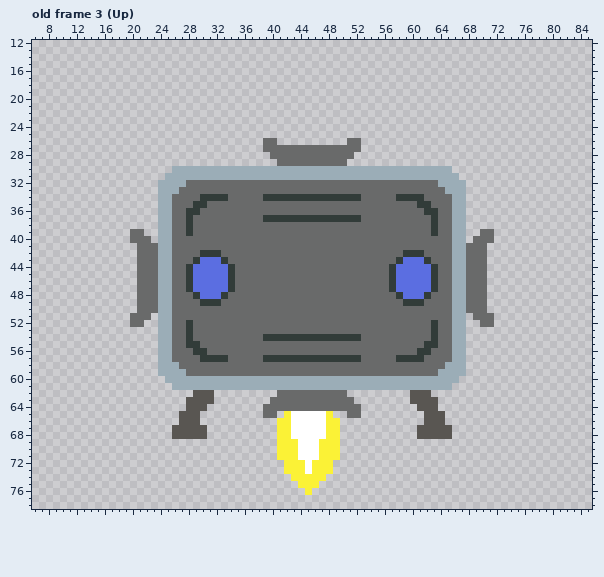
Pixel-art file: public/assets/sprite_rocket_omin.aseprite. Above: the version before the commit.
92x92 pixels, 17 frames. Shown: old frame 3 (Up): x 6..85, y 12..78. The commit also changed other frames, which this record leaves out.
Once edited:
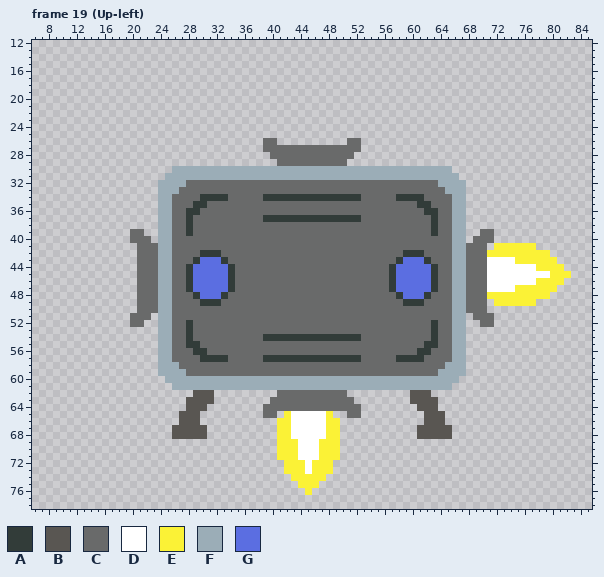
Palette (. is transparent): A #323c39  B #595652  C #696a6a  D #ffffff  E #fbf236  F #9badb7  G #5b6ee1
A new or re-ordered frame is compared with the old frame closest to it.
From the commit log: Add remaining omin rocket directions
Changes in this commit:
{"change": "frames 17 -> 33"}
{"change": "layer \"Layer 1\" added"}
{"where": "frame 19 (Up-left) is new; against old frame 3 (Up), layer \"Layer 1\""}
{"frame":19,"y":41,"x":72,"old":"......","new":"EEEEEE"}
{"frame":19,"y":42,"x":71,"old":".........","new":"EEEEEEEEE"}
{"frame":19,"y":43,"x":71,"old":"..........","new":"DDDDEEEEEE"}
{"frame":19,"y":44,"x":71,"old":"...........","new":"DDDDDDDEEEE"}
{"frame":19,"y":45,"x":71,"old":"............","new":"DDDDDDDDDEEE"}
{"frame":19,"y":46,"x":71,"old":"...........","new":"DDDDDDDEEEE"}
{"frame":19,"y":47,"x":71,"old":"..........","new":"DDDDEEEEEE"}
{"frame":19,"y":48,"x":71,"old":".........","new":"EEEEEEEEE"}
{"frame":19,"y":49,"x":72,"old":"......","new":"EEEEEE"}
